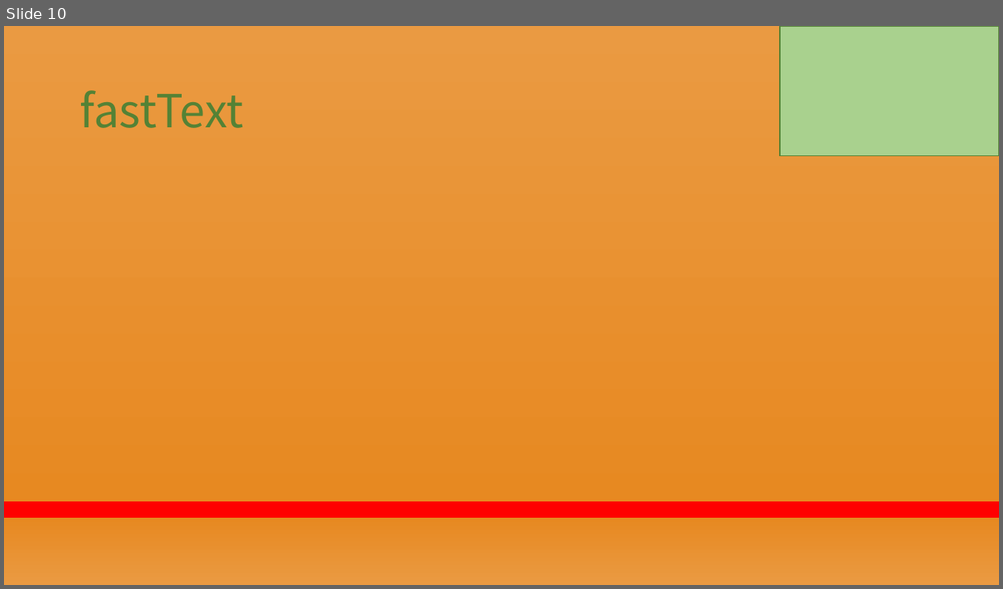
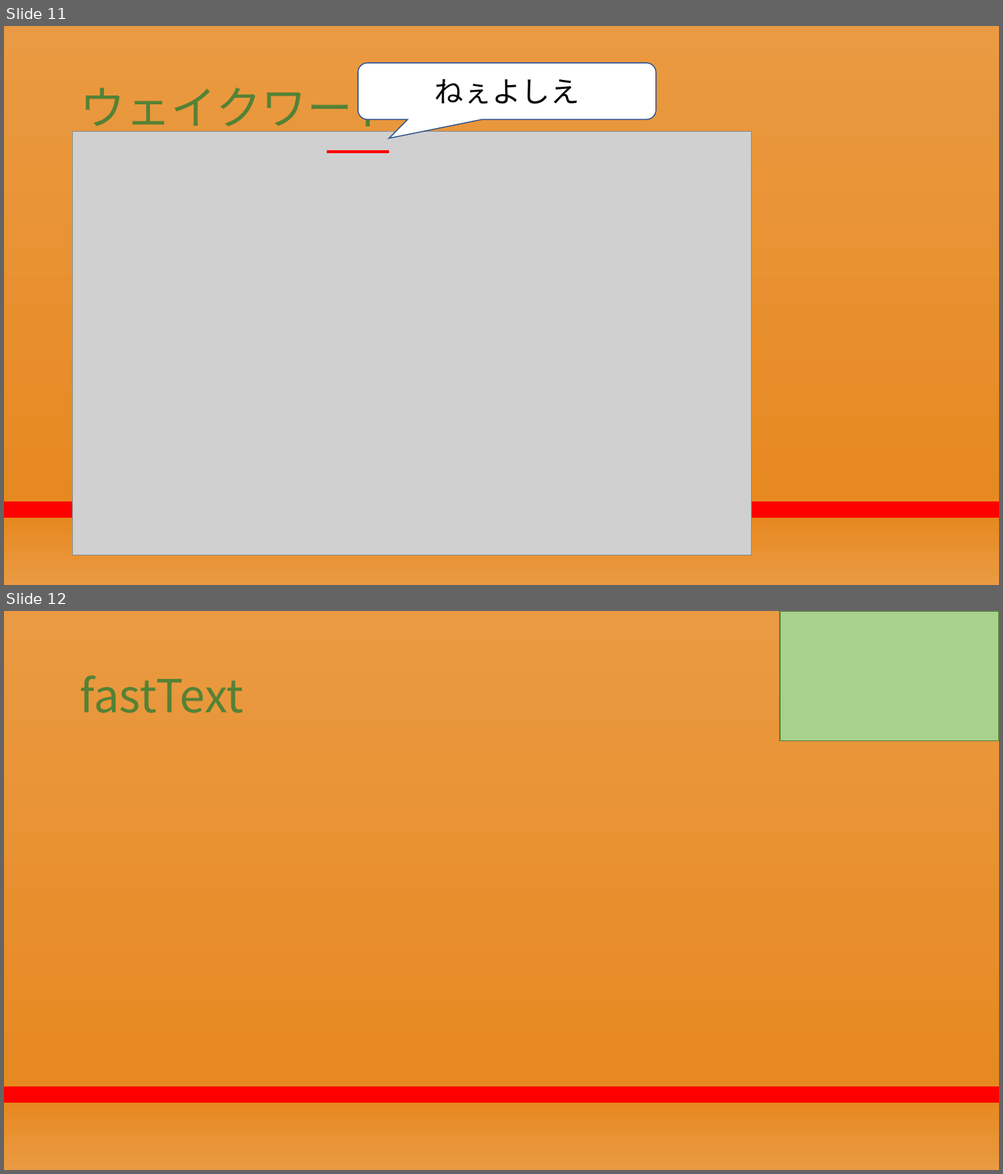
Before and after one commit to RikiishiSuzunosuke/AIspeaker_yosie, a slide deck: presentation/第二回プレゼン_アウトライン.pptx. Shown one above the other, each under a label of ours: slide 10 before the commit, slides 11 and 12 after it. The pictures are 1003x589 and 1003x1174 pixels, drawn with LibreOffice and Linux fonts; fonts in the diff are those of the drawing; grey boxes stand for pictures. Boxes give left, top, right and bottom in pixels: in the first picture for what was removed or moved away, otherwise in the second. Text is boxed around its words. In the diff, an @@ line names an element or a change of style, - is before the commit and + after.

```diff
--- a/presentation/第二回プレゼン_アウトライン.pptx
+++ b/presentation/第二回プレゼン_アウトライン.pptx
@@ slide 11 added at [4, 26, 999, 585], background gradient #EA9A42 to #E78921 to #FF0000 @@
@@ rounded speech box added at [358, 62, 655, 119], fill #FFFFFF, outline #325491 1 pt, 28 pt, text #000000 @@
+ねぇよしえ
@@ title added at [79, 78, 398, 136], 44 pt, text #548235 @@
+ウェイクワード
@@ picture added at [73, 131, 751, 556] @@
@@ line added from (327, 152) to (389, 152), #FF0000 3 pt @@
@@ what was slide 10 is now slide 12 @@
```
Also in this commit, not shown: 9 slides changed, 1 other slide added, 4 other files.
